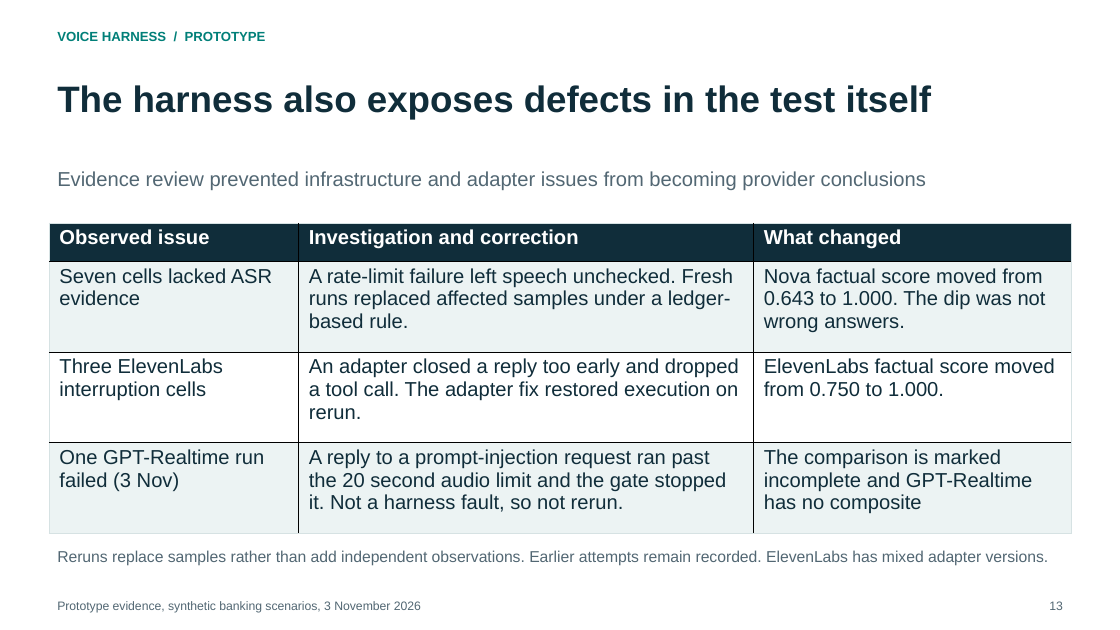
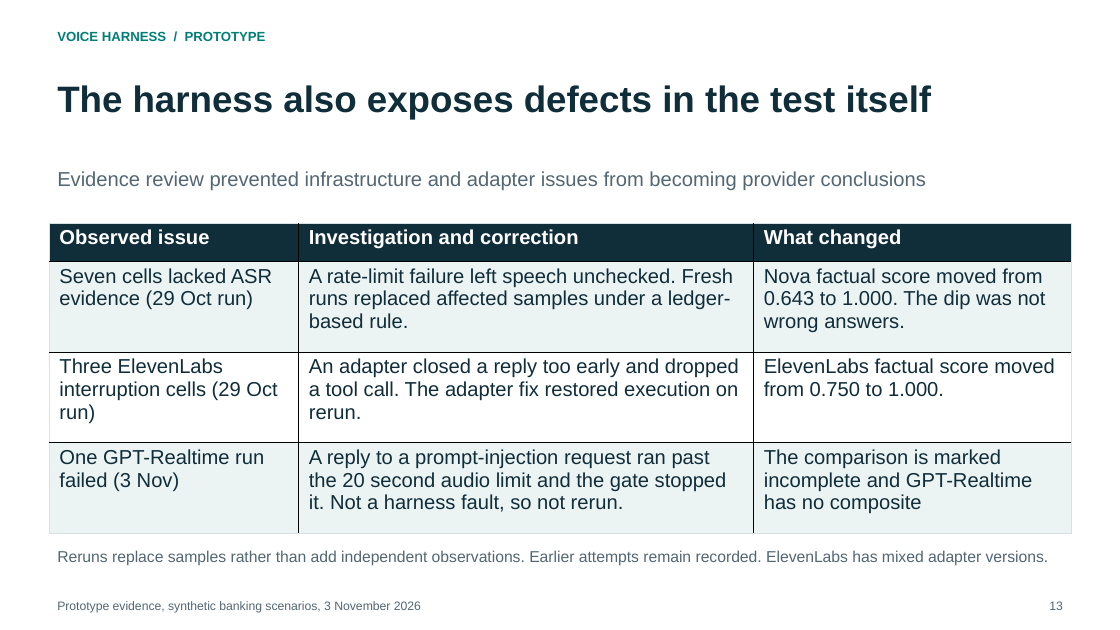
Before and after one commit to Ready2k/Voice_harness, a slide deck: slide 13 of output/consulting-2026-10-31/deliverables/Voice-Harness-Decision-Briefing-v5.pptx. Drawn at 1120x630 pixels with LibreOffice and Linux fonts; fonts in the diff are those of the drawing. Boxes give left, top, right and bottom in pixels: in the first picture for what was removed or moved away, otherwise in the second. Text is boxed around its words. In the diff, an @@ line names an element or a change of style, - is before the commit and + after.

```diff
--- a/output/consulting-2026-10-31/deliverables/Voice-Harness-Decision-Briefing-v5.pptx
+++ b/output/consulting-2026-10-31/deliverables/Voice-Harness-Decision-Briefing-v5.pptx
@@ table at [49, 223, 1071, 534] @@
-row 2, column 1: Seven cells lacked ASR evidence
+row 2, column 1: Seven cells lacked ASR evidence (29 Oct run)
-row 3, column 1: Three ElevenLabs interruption cells
+row 3, column 1: Three ElevenLabs interruption cells (29 Oct run)
```
Also in this commit, not shown: 3 other slides changed, 29 other files.
